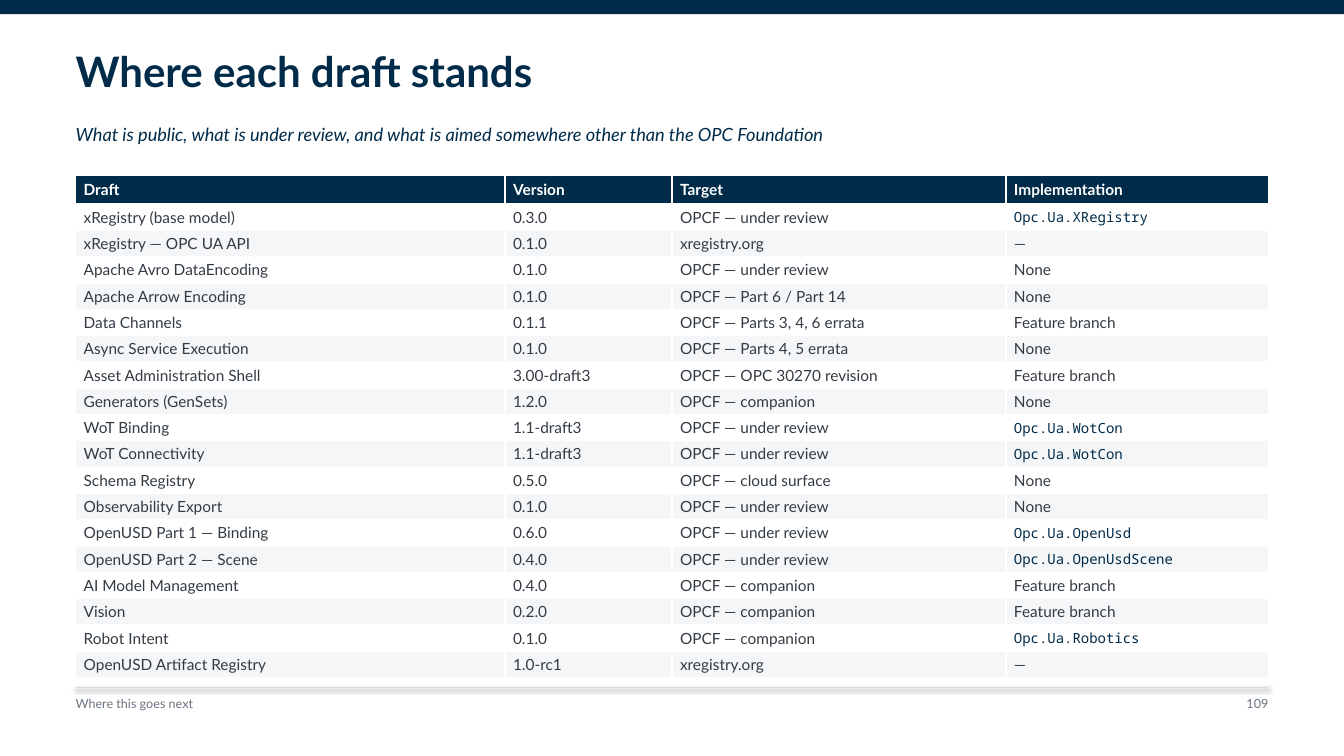
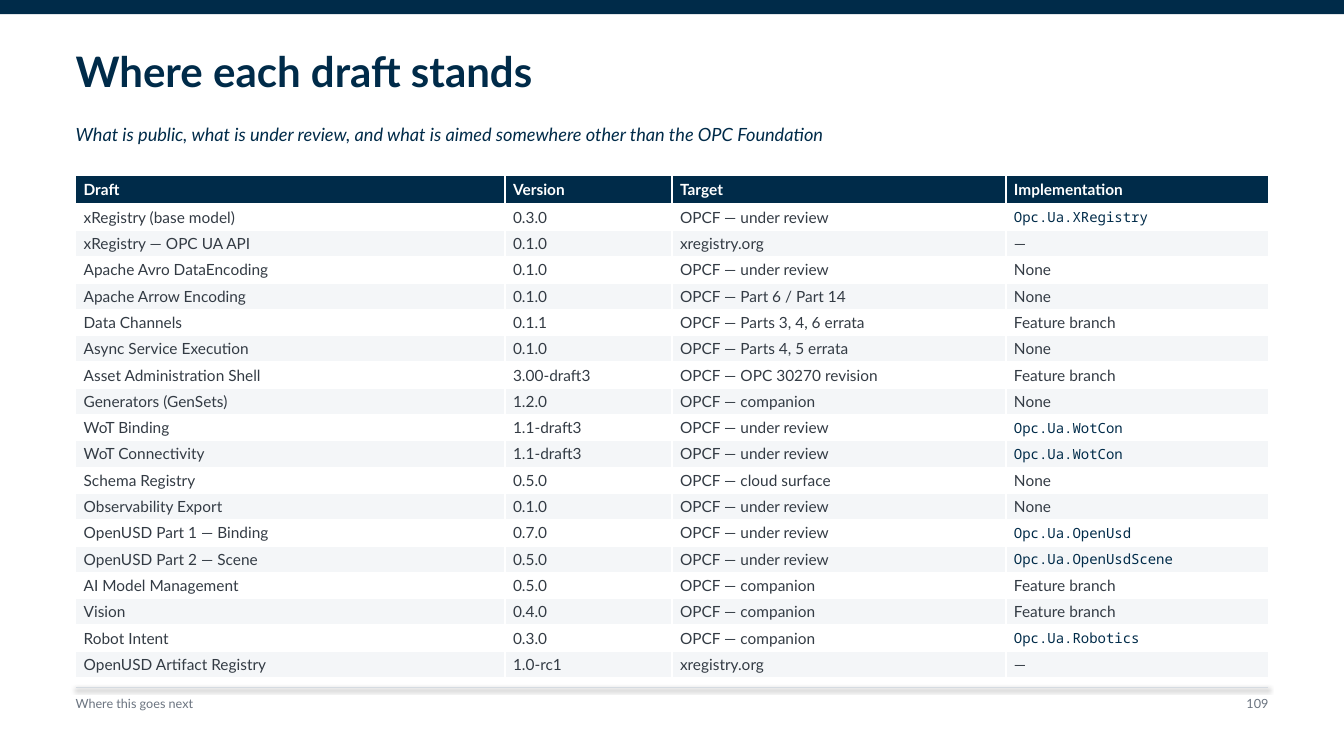
Before and after one commit to marcschier/opcua-drafts, a slide deck: slide 109 of decks/OPC-UA-Drafts-Overview.pptx. Drawn at 1344x756 pixels with LibreOffice and Linux fonts; fonts in the diff are those of the drawing. Boxes give left, top, right and bottom in pixels: in the first picture for what was removed or moved away, otherwise in the second. Text is boxed around its words. In the diff, an @@ line names an element or a change of style, - is before the commit and + after.

```diff
--- a/decks/OPC-UA-Drafts-Overview.pptx
+++ b/decks/OPC-UA-Drafts-Overview.pptx
@@ table at (76, 175, 1268, 677) @@
-row 14, column 2: 0.6.0
+row 14, column 2: 0.7.0
-row 15, column 2: 0.4.0
+row 15, column 2: 0.5.0
-row 16, column 2: 0.4.0
+row 16, column 2: 0.5.0
-row 17, column 2: 0.2.0
+row 17, column 2: 0.4.0
-row 18, column 2: 0.1.0
+row 18, column 2: 0.3.0
```
Also in this commit, not shown: 7 other slides changed, 11 other files.
